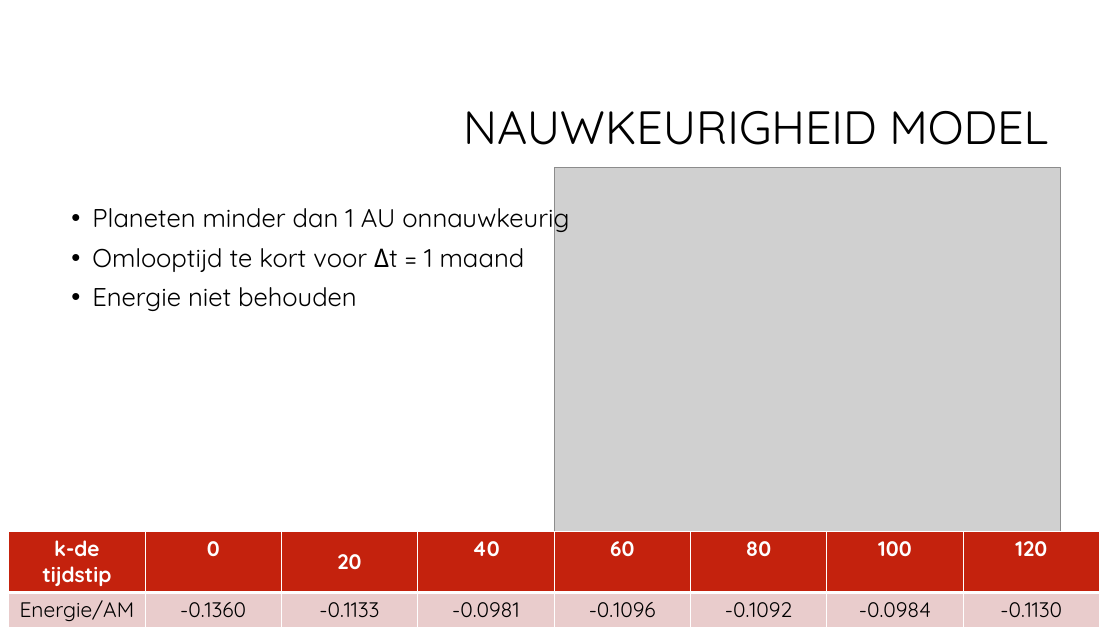
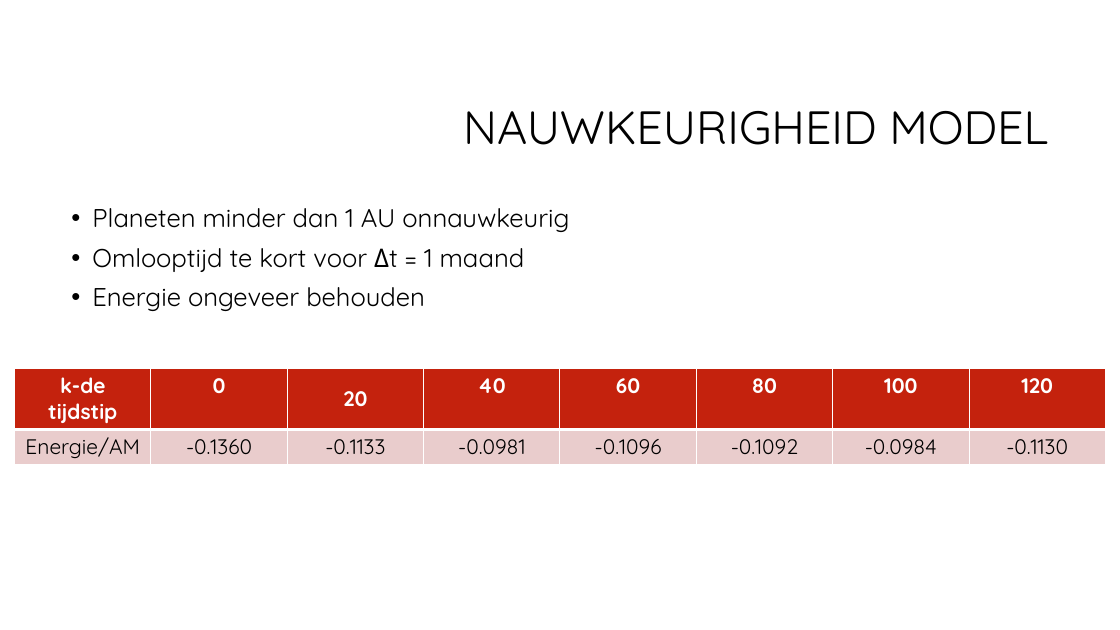
Before and after one commit to CBarendrecht/mod2b, a slide deck: slide 11 of Presentatie/Presentatie.pptx (slide 10 before the commit). Drawn at 1120x630 pixels with LibreOffice and Linux fonts; fonts in the diff are those of the drawing; grey boxes stand for pictures; background and template pictures are left out. Boxes give left, top, right and bottom in pixels: in the first picture for what was removed or moved away, otherwise in the second. Text is boxed around its words. In the diff, an @@ line names an element or a change of style, - is before the commit and + after.

```diff
--- a/Presentatie/Presentatie.pptx
+++ b/Presentatie/Presentatie.pptx
@@ picture removed at <box>555,168,1061,595</box> @@
@@ text at <box>92,287,425,311</box>: text changed @@
-• Energie niet behouden
+• Energie ongeveer behouden
@@ table: place and size @@
-table at <box>8,532,1097,628</box>
+table at <box>14,369,1103,465</box>
```
Also in this commit, not shown: 1 other slide changed, 2 slides added.
